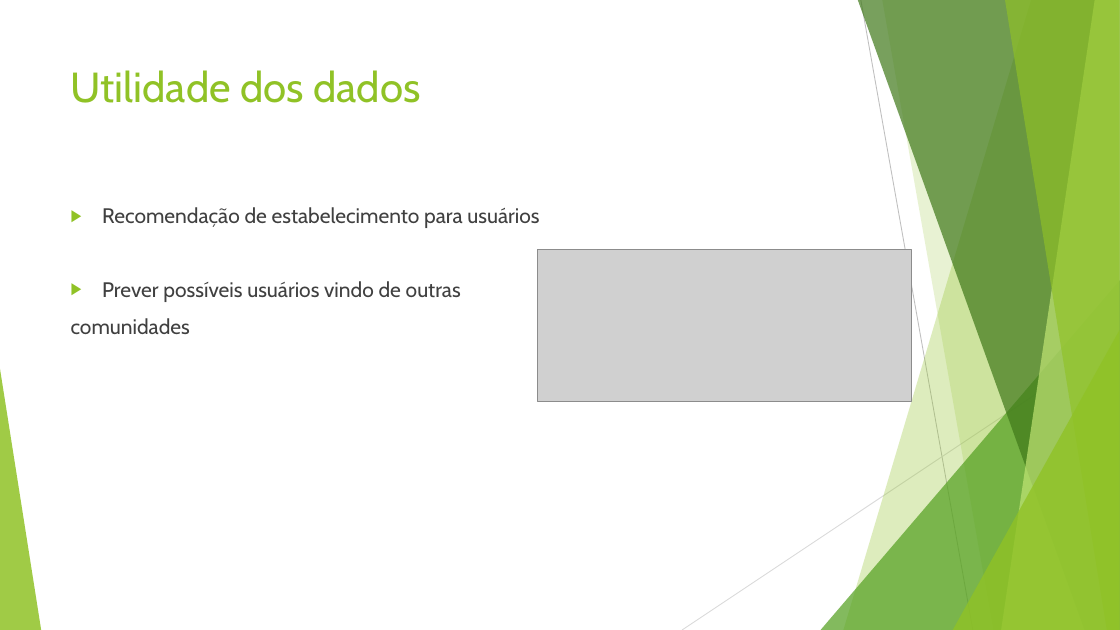
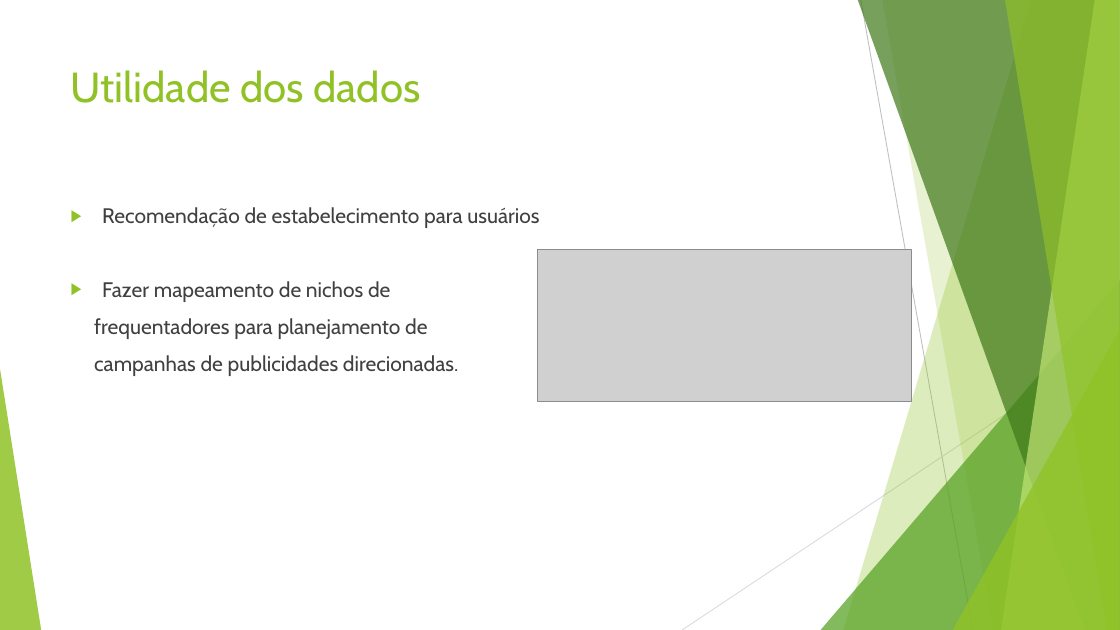
Before and after one commit to macio-matheus/analysis-geospatial-data, a slide deck: slide 12 of docs/Foursquare’s Network Analyse.pptx. Drawn at 1120x630 pixels with LibreOffice and Linux fonts; fonts in the diff are those of the drawing; grey boxes stand for pictures. Boxes give left, top, right and bottom in pixels: in the first picture for what was removed or moved away, otherwise in the second. Text is boxed around its words. In the diff, an @@ line names an element or a change of style, - is before the commit and + after.

```diff
--- a/docs/Foursquare’s Network Analyse.pptx
+++ b/docs/Foursquare’s Network Analyse.pptx
@@ text at bbox=[94, 281, 458, 376]: text changed @@
-▶ Prever possíveis usuários vindo de outras
-comunidades
+▶ Fazer mapeamento de nichos de
+frequentadores para planejamento de
+campanhas de publicidades direcionadas.
```
Also in this commit, not shown: 10 other slides changed, 1 slide added.
